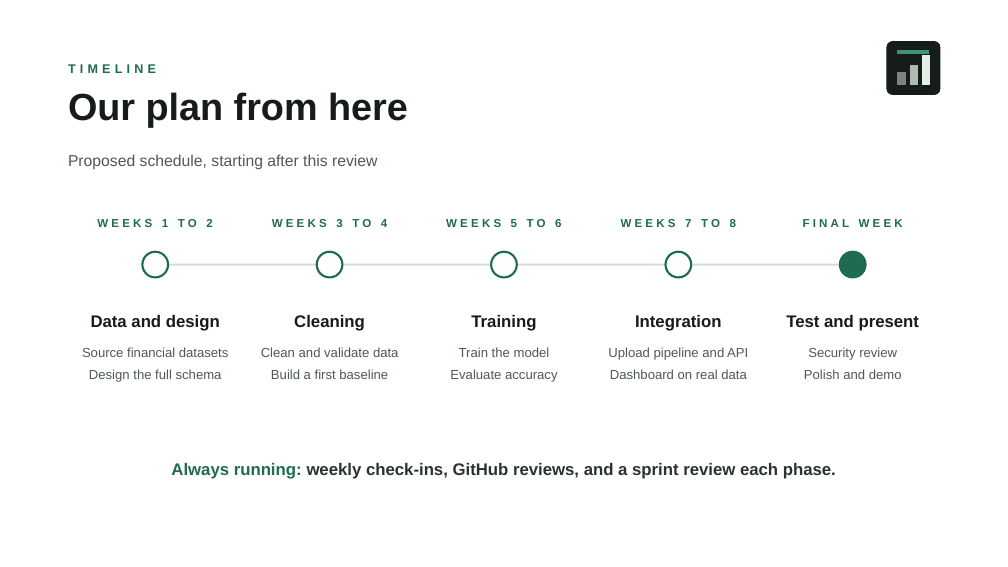
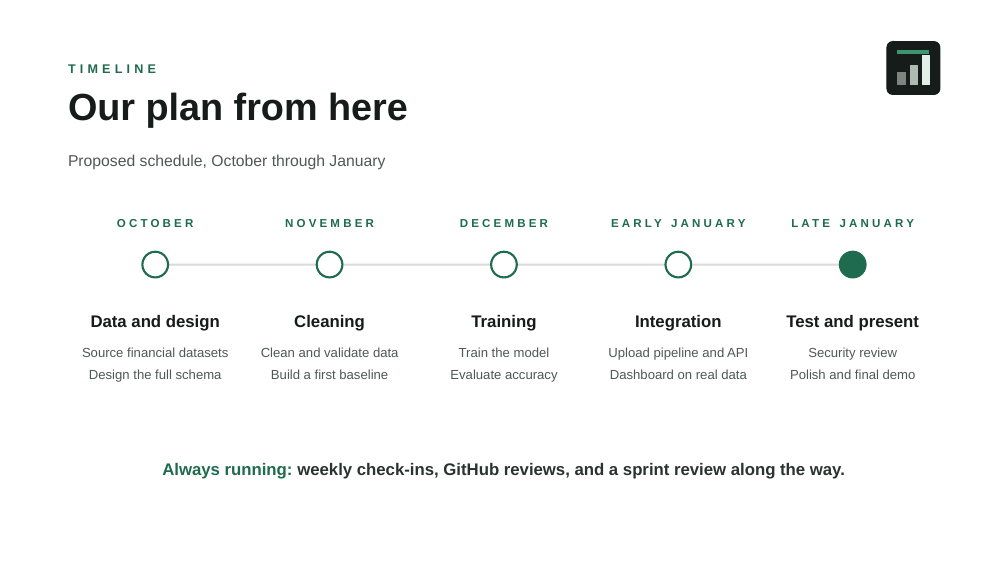
Before and after one commit to EDGDevelopment/Ascend, a slide deck: slide 5 of docs/Ascend_Sprint_Review_1.pptx. Drawn at 1008x567 pixels with LibreOffice and Linux fonts; fonts in the diff are those of the drawing. Boxes give left, top, right and bottom in pixels: in the first picture for what was removed or moved away, otherwise in the second. Text is boxed around its words. In the diff, an @@ line names an element or a change of style, - is before the commit and + after.

```diff
--- a/docs/Ascend_Sprint_Review_1.pptx
+++ b/docs/Ascend_Sprint_Review_1.pptx
@@ text at <box>68,154,385,170</box>: text changed @@
-Proposed schedule, starting after this review
+Proposed schedule, October through January
@@ text at <box>117,219,194,227</box>: text changed @@
-WEEKS 1 TO 2
+OCTOBER
@@ text at <box>285,219,374,227</box>: text changed @@
-WEEKS 3 TO 4
+NOVEMBER
@@ text at <box>460,219,548,227</box>: text changed @@
-WEEKS 5 TO 6
+DECEMBER
@@ text at <box>621,218,736,230</box>: text changed @@
-WEEKS 7 TO 8
+EARLY JANUARY
@@ text at <box>803,219,903,227</box>: text changed @@
-FINAL WEEK
+LATE JANUARY
@@ text at <box>790,369,916,379</box>: text changed @@
-Polish and demo
+Polish and final demo
@@ text at <box>162,463,845,479</box>: text changed @@
-Always running: weekly check-ins, GitHub reviews, and a sprint review each phase.
+Always running: weekly check-ins, GitHub reviews, and a sprint review along the way.
```
Also in this commit, not shown: 3 other slides changed.
